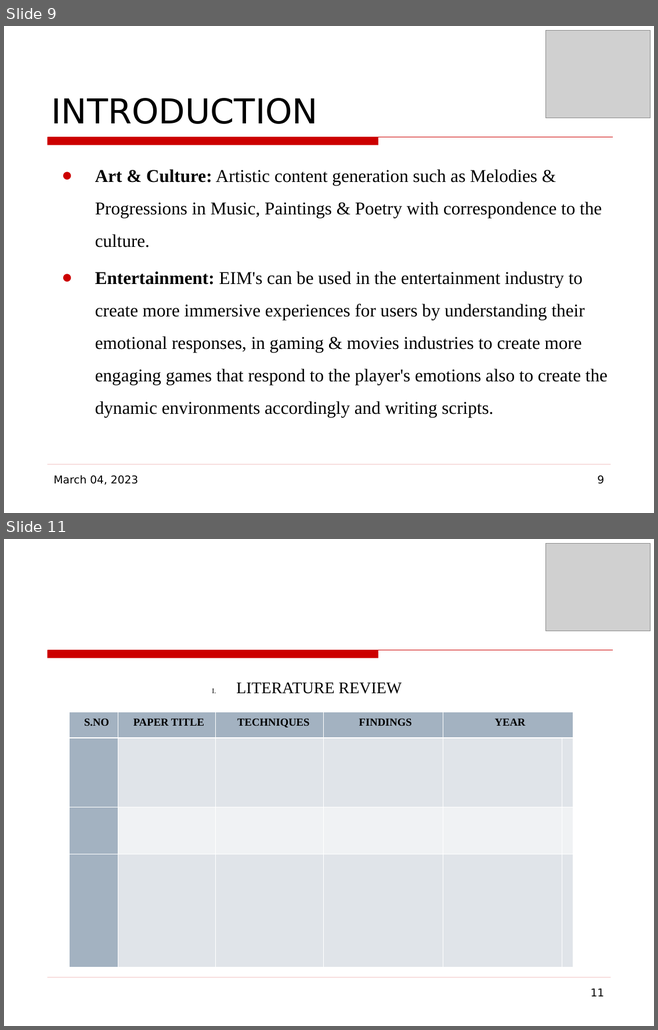
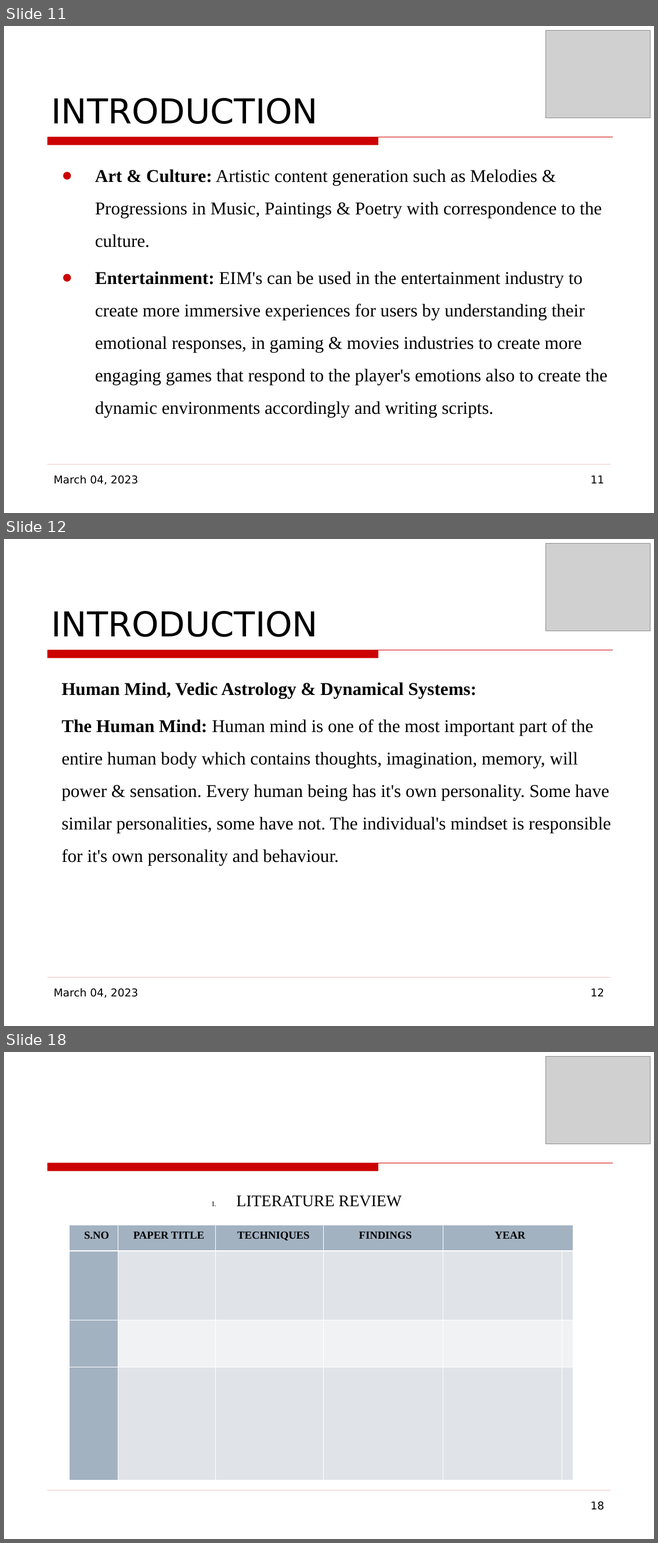
Before and after one commit to mohitlabs/Research, a slide deck: Emotionally Intelligent Machines(EIM's) & Sentiment Synthesis based on Ancient Vedic Astrology/Conference Paper.odp. Shown one above the other, each under a label of ours: slides 9 and 11 before the commit, slides 11, 12 and 18 after it; the slides between them are not shown. The pictures are 658x1030 and 658x1543 pixels, drawn with LibreOffice and Linux fonts; fonts in the diff are those of the drawing; grey boxes stand for pictures; background and template pictures are left out. Boxes give left, top, right and bottom in pixels: in the first picture for what was removed or moved away, otherwise in the second. Text is boxed around its words. In the diff, an @@ line names an element or a change of style, - is before the commit and + after.

```diff
--- a/Emotionally Intelligent Machines(EIM's) & Sentiment Synthesis based on Ancient Vedic Astrology/Conference Paper.odp
+++ b/Emotionally Intelligent Machines(EIM's) & Sentiment Synthesis based on Ancient Vedic Astrology/Conference Paper.odp
@@ slide 12 added at (4, 539, 654, 1026), background picture (left out); not listed: 2 template elements that a slide beside it also shows @@
@@ picture added at (545, 544, 650, 631) @@
@@ title added at (52, 611, 318, 637), 38 pt, text #000000 @@
+INTRODUCTION
@@ text added at (61, 682, 611, 866), 20 pt, text #000000 @@
+Human Mind, Vedic Astrology & Dynamical Systems:
+The Human Mind: Human mind is one of the most important part of the entire human body which contains thoughts, imagination, memory, will power & sensation. Every human being has it's own personality. Some have similar personalities, some have not. The individual's mindset is responsible for it's own personality and behaviour.
@@ text added at (54, 988, 138, 998), 12 pt, text #000000 @@
+March 04, 2023
@@ page number added at (590, 988, 604, 997), 12 pt, text #000000 @@
+12
@@ what was slide 9 is now slide 11 @@
@@ page number at (590, 475, 604, 484): text changed @@
-9
+11
@@ what was slide 11 is now slide 18 @@
@@ page number at (590, 1501, 604, 1510): text changed @@
-11
+18
```
Also in this commit, not shown: 3 slides changed, 6 other slides added, 2 other files.
